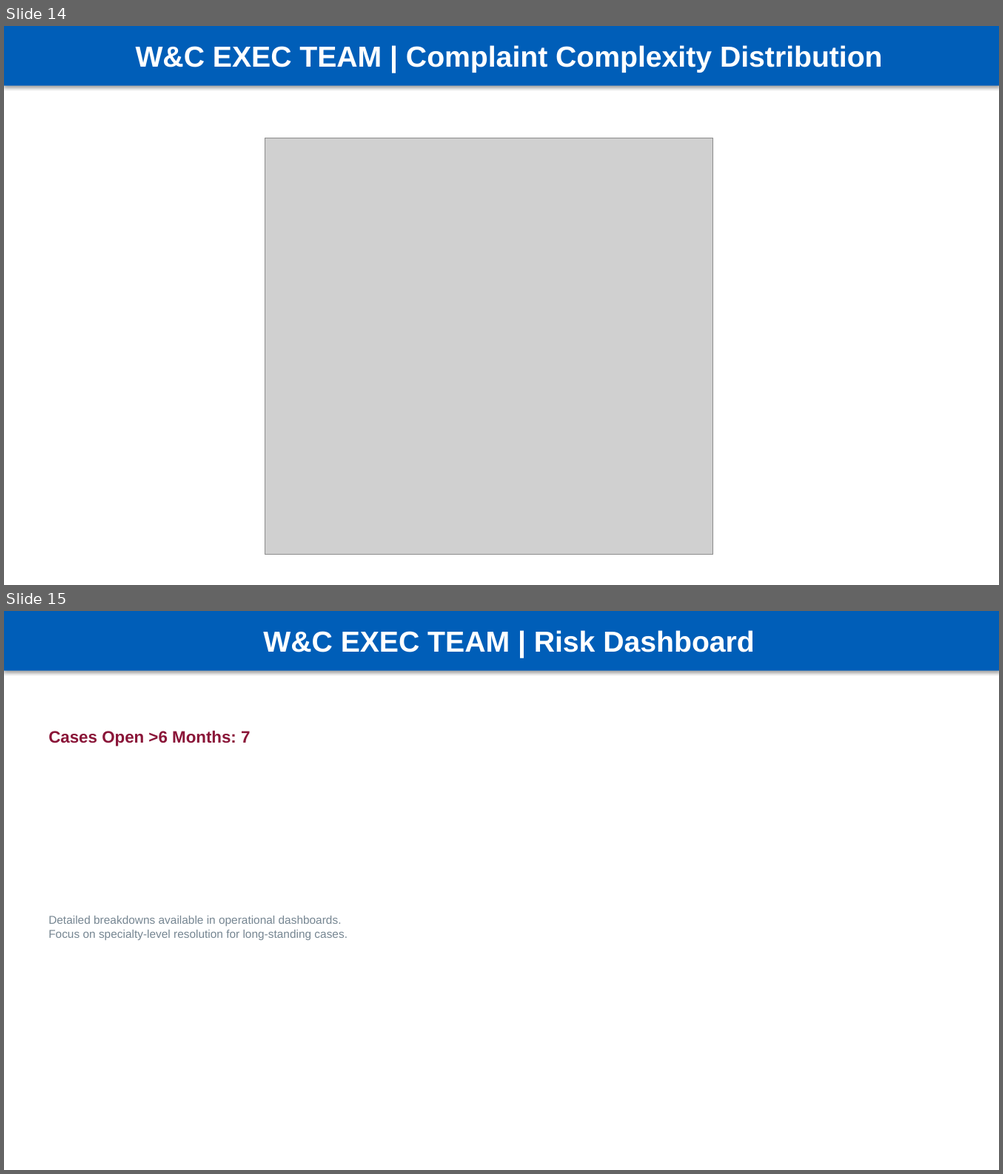
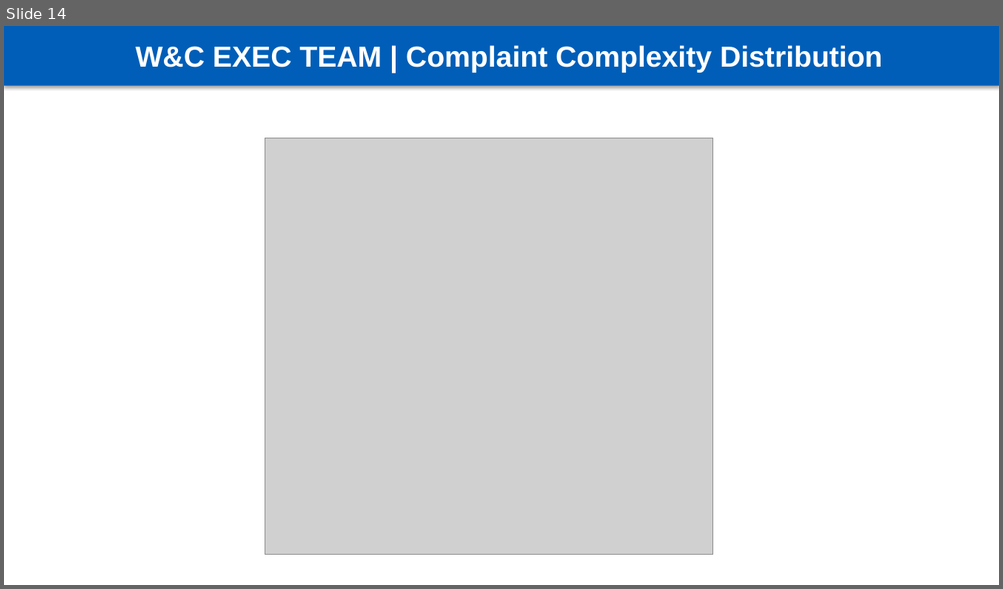
Before and after one commit to Lodd193/HPEG-Reports, a slide deck: outputs/W&C_Exec_Team_Complaints_Sep-2025-Nov-2025.pptx. Shown one above the other, each under a label of ours: slides 14 and 15 before the commit, slide 14 after it. The pictures are 1003x1174 and 1003x589 pixels, drawn with LibreOffice and Linux fonts; fonts in the diff are those of the drawing; grey boxes stand for pictures. Boxes give left, top, right and bottom in pixels: in the first picture for what was removed or moved away, otherwise in the second. Text is boxed around its words. In the diff, an @@ line names an element or a change of style, - is before the commit and + after.

```diff
--- a/outputs/W&C_Exec_Team_Complaints_Sep-2025-Nov-2025.pptx
+++ b/outputs/W&C_Exec_Team_Complaints_Sep-2025-Nov-2025.pptx
@@ slide 15 removed at box(4, 611, 999, 1170), background #FFFFFF @@
@@ rectangle removed at box(4, 611, 999, 671) @@
-W&C EXEC TEAM | Risk Dashboard
@@ text removed at box(48, 730, 250, 746) @@
-Cases Open >6 Months: 7
@@ text removed at box(48, 916, 347, 940) @@
-Detailed breakdowns available in operational dashboards.
-Focus on specialty-level resolution for long-standing cases.
```
Also in this commit, not shown: 3 slides changed, 1 slide added, 5 other files.
